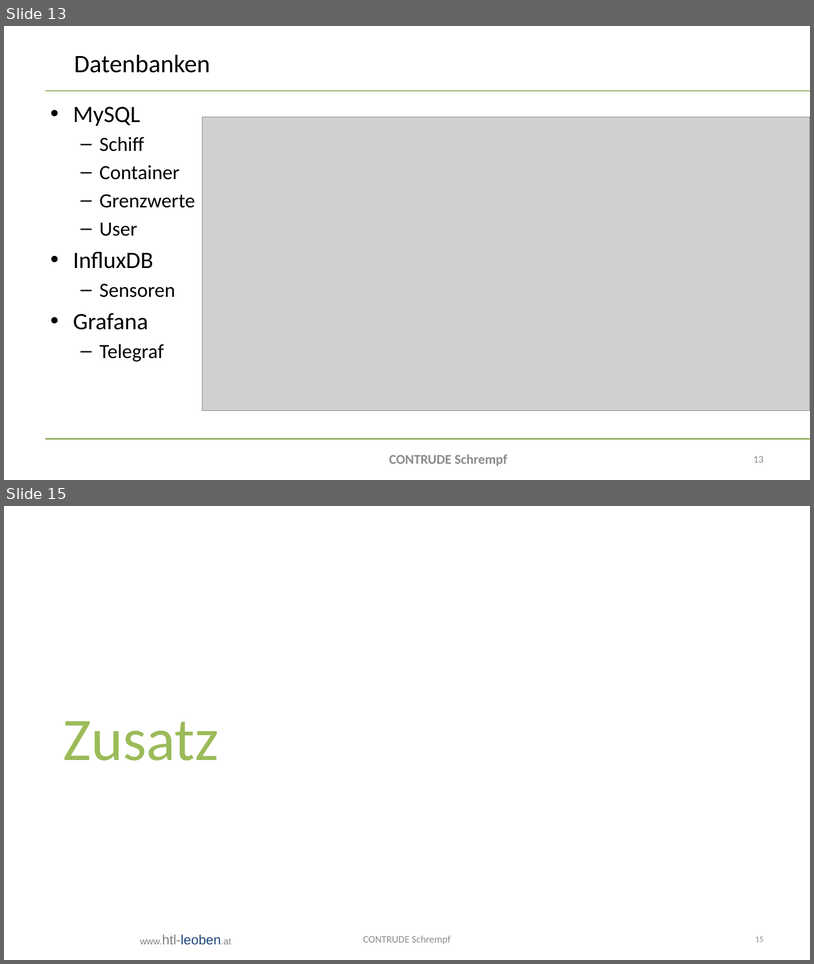
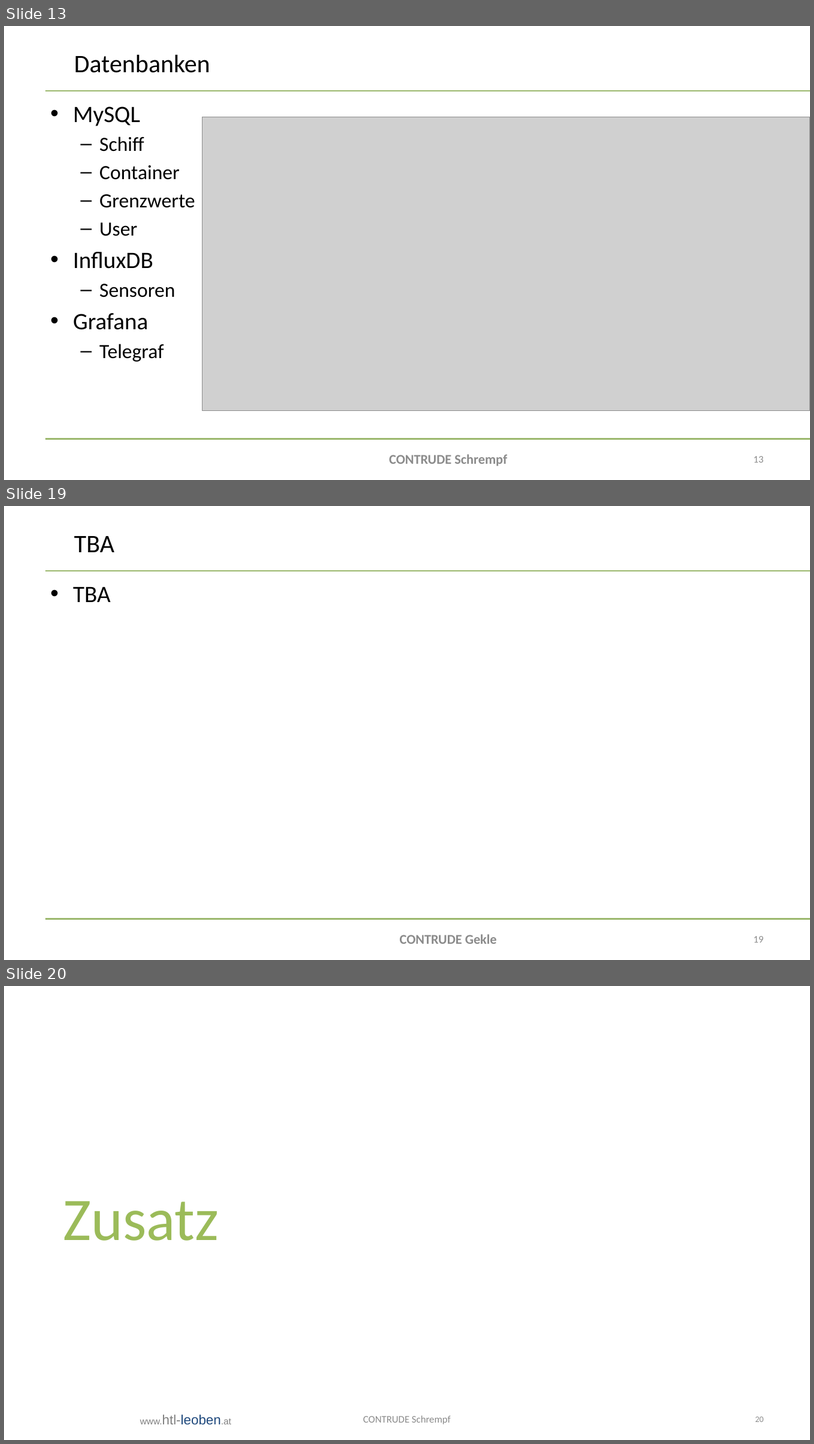
Before and after one commit to bitsneak/Contrude, a slide deck: Diplomarbeit/doc/Presentations/DA-Präsentation2025-Verteidigung.pptx. Shown one above the other, each under a label of ours: slides 13 and 15 before the commit, slides 13, 19 and 20 after it; the slides between them are not shown. The pictures are 814x964 and 814x1444 pixels, drawn with LibreOffice and Linux fonts; fonts in the diff are those of the drawing; grey boxes stand for pictures; background and template pictures are left out. Boxes give left, top, right and bottom in pixels: in the first picture for what was removed or moved away, otherwise in the second. Text is boxed around its words. In the diff, an @@ line names an element or a change of style, - is before the commit and + after.

Commit message:
Updated Gekle part of final DA PP

```diff
--- a/Diplomarbeit/doc/Presentations/DA-Präsentation2025-Verteidigung.pptx
+++ b/Diplomarbeit/doc/Presentations/DA-Präsentation2025-Verteidigung.pptx
@@ slide 19 added at (4, 506, 810, 960), background #FFFFFF; not listed: 2 template elements that a slide beside it also shows @@
@@ title added at (74, 536, 114, 552), 30 pt, text #000000 @@
+TBA
@@ text added at (73, 587, 111, 602), 28 pt, text #000000 @@
+• TBA
@@ text added at (400, 934, 497, 943), 16 pt, text #8C8C8C, bold @@
+CONTRUDE Gekle
@@ page number added at (754, 936, 764, 942), 12 pt, text #8C8C8C @@
+19
@@ what was slide 15 is now slide 20 @@
@@ page number at (756, 1416, 764, 1422): text changed @@
-15
+20
```
Also in this commit, not shown: 2 slides changed, 4 other slides added.
